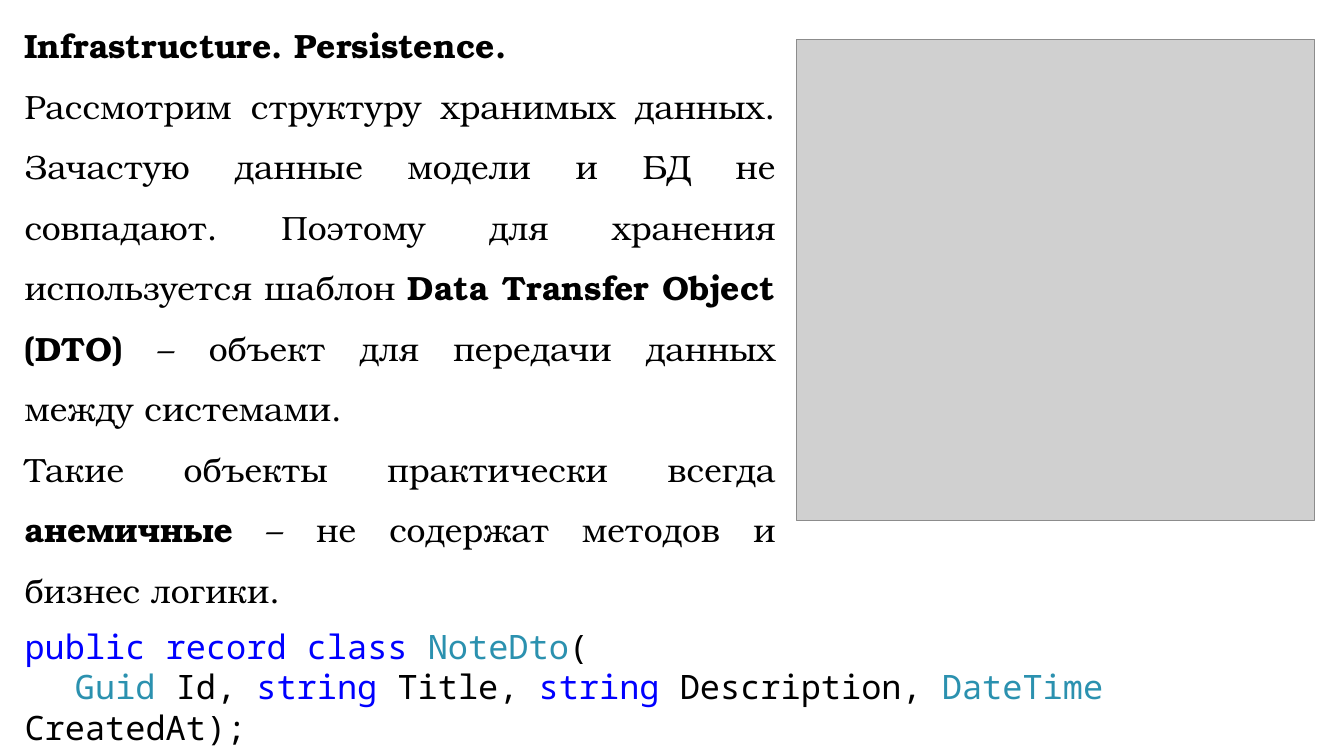
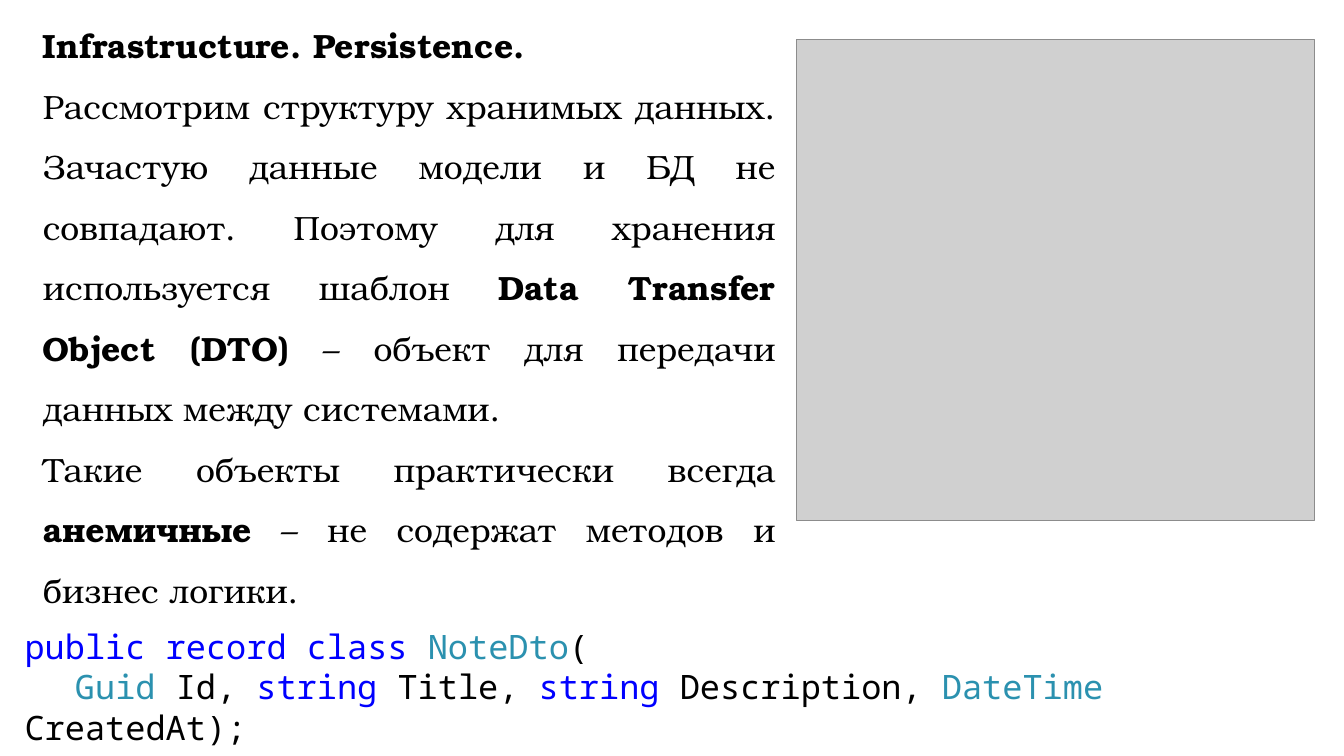
Before and after one commit to DaniilKlyukin/OOP-4, a slide deck: slide 24 of Лекции/ООП 1 лек 6.pptx. Drawn at 1344x756 pixels with LibreOffice and Linux fonts; fonts in the diff are those of the drawing; grey boxes stand for pictures. Boxes give left, top, right and bottom in pixels: in the first picture for what was removed or moved away, otherwise in the second. Text is boxed around its words. In the diff, an @@ line names an element or a change of style, - is before the commit and + after.

```diff
--- a/Лекции/ООП 1 лек 6.pptx
+++ b/Лекции/ООП 1 лек 6.pptx
@@ text "Infrastructure. Persistence." rewrapped from (x1=25, y1=32, x2=776, y2=604) to (x1=43, y1=32, x2=776, y2=604) @@
```
Also in this commit, not shown: 7 other slides changed, 8 other files.
